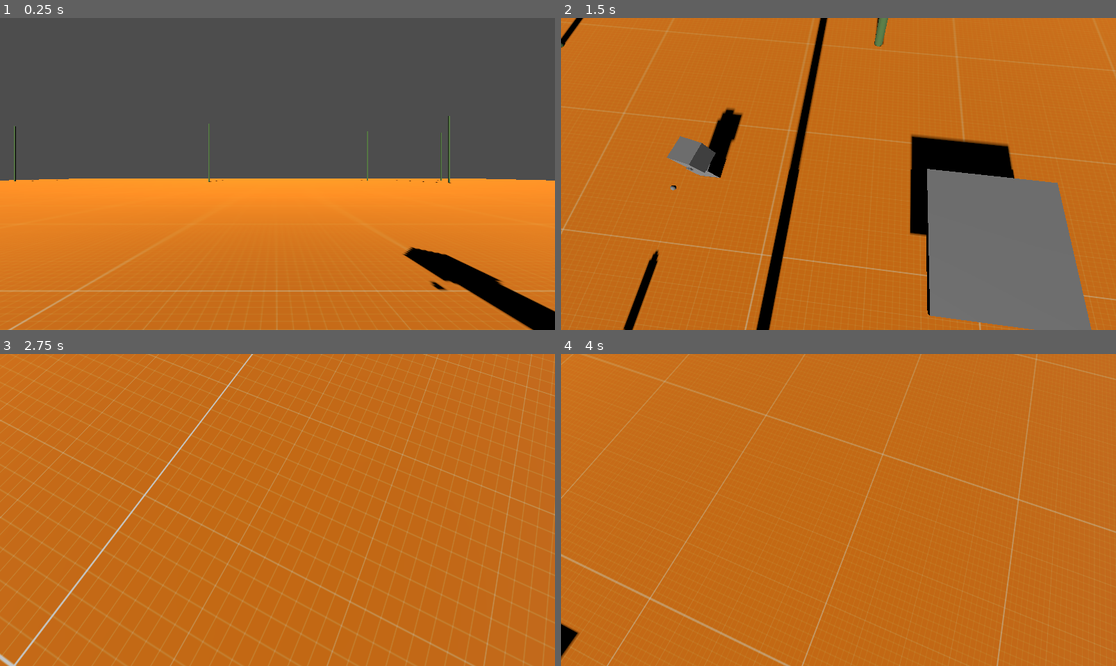
Above: before the commit, frames 1-4 (two rows, left to right).
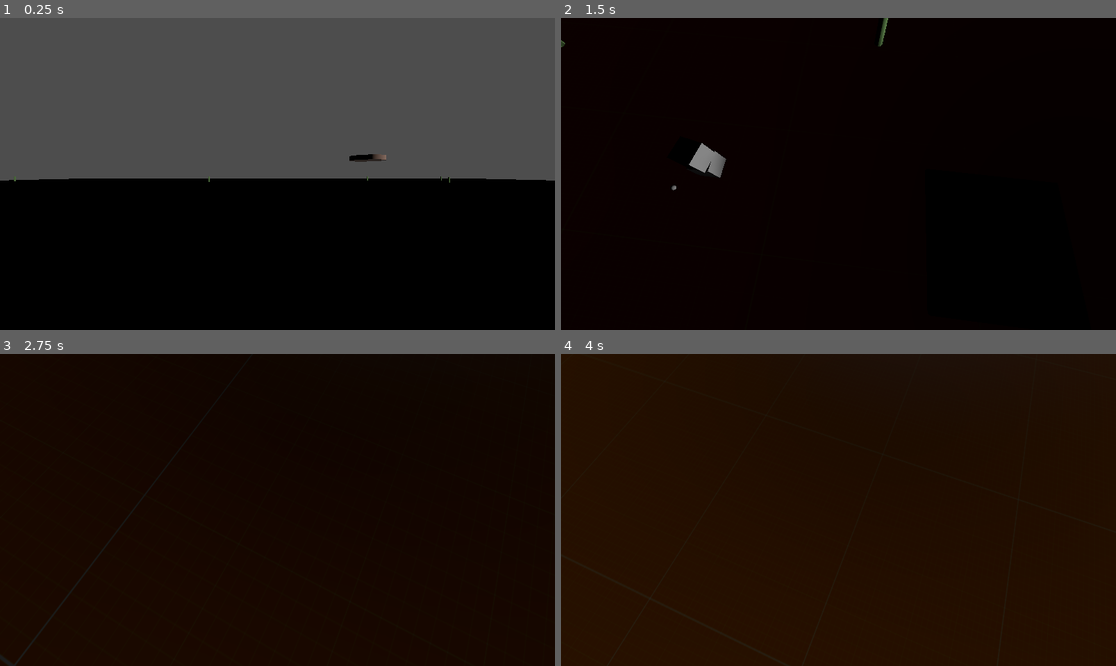
Above: after the commit, the same moments.

Repository: Flodurs/GoDotTest
Game: Godot game, scene res://scenes/level/level.tscn
Two runs of this game, one before a commit and one after it. Both use one fixed random seed, a clock stepped at 60 frames per second and the inputs below.
Inputs:
- Up to frame 1 (0.25 s): no input
- Up to frame 2 (1.5 s): hold D (Right) 0.53-1.28 s; hold Down (CamDown) 0.53-1.28 s; tap Space (Jump) at 0.77 s; hold S (Backward) from 1.28 s (still down); tap Left (CamLeft) at 1.35 s
- Up to frame 3 (2.75 s): tap Space (Jump) at 1.52 s; release S (Backward) at 2.03 s; hold D (Right) from 2.03 s (still down); hold Right (CamRight) from 2.03 s (still down)
- Up to frame 4 (4 s): release D (Right) at 2.78 s; release Right (CamRight) at 2.78 s; hold W (Forward) 2.78-3.53 s; tap Up (CamUp) at 2.85 s; tap Space (Jump) at 3.02, 3.77 s; hold A (Left) from 3.53 s (still down); hold Down (CamDown) from 3.53 s (still down)

The runs differ from the first frame. In frame 1, 47% of the frame differs, in the area x 0-100%, y 31-100%; in frame 2, 95%; in frame 3, 100%, in the area x 0-100%, y 0-100%; in frame 4, 100%.

Commit message:
Baum Blitzer essen Bäume

Diff:
--- /dev/null
+++ b/scenes/Objects/baum.gd
@@ -0,0 +1,23 @@
+extends Node3D
+var rng = RandomNumberGenerator.new()
+var timeSinceLastGrow = 0
+
+# Called when the node enters the scene tree for the first time.
+func _ready():
+	add_to_group("alleBaeume")
+
+
+# Called every frame. 'delta' is the elapsed time since the previous frame.
+func _process(delta):
+	timeSinceLastGrow+=delta
+	if timeSinceLastGrow > 5:
+		timeSinceLastGrow=0
+		if (rng.randi() % 2) == 0:
+			grow()
+
+
+func grow():
+	scale.y += 0.5
+
+func shrink():
+	scale.y -= 0.5
--- a/scenes/Objects/baum.tscn
+++ b/scenes/Objects/baum.tscn
@@ -1,4 +1,6 @@
-[gd_scene load_steps=3 format=3 uid="uid://we6mg3ae4pqf"]
+[gd_scene load_steps=4 format=3 uid="uid://we6mg3ae4pqf"]
+
+[ext_resource type="Script" path="res://scenes/Objects/baum.gd" id="1_ulvwr"]
 
 [sub_resource type="StandardMaterial3D" id="StandardMaterial3D_by002"]
 albedo_color = Color(0.372549, 0.52549, 0.290196, 1)
@@ -6,8 +8,9 @@
 [sub_resource type="CylinderMesh" id="CylinderMesh_7yujj"]
 
 [node name="Baum" type="Node3D"]
+script = ExtResource("1_ulvwr")
 
 [node name="MeshInstance3D" type="MeshInstance3D" parent="."]
-transform = Transform3D(0.5, 0, 0, 0, 10, 0, 0, 0, 0.5, 0, 10, 0)
+transform = Transform3D(0.5, 0, 0, 0, 1, 0, 0, 0, 0.5, 0, 1, 0)
 material_override = SubResource("StandardMaterial3D_by002")
 mesh = SubResource("CylinderMesh_7yujj")
--- /dev/null
+++ b/scenes/level/DirectionalLight3D.gd
@@ -0,0 +1 @@
+extends DirectionalLight3D
--- /dev/null
+++ b/scenes/level/OmniLight3D.gd
@@ -0,0 +1,14 @@
+extends OmniLight3D
+
+
+var time = 0
+# Called when the node enters the scene tree for the first time.
+func _ready():
+	pass # Replace with function body.
+
+
+# Called every frame. 'delta' is the elapsed time since the previous frame.
+func _process(delta):
+	time += delta
+	position.x = 100*cos(time*3.141*0.001)
+	position.y = 100*sin(time*3.141*0.001)
--- a/scenes/level/level.tscn
+++ b/scenes/level/level.tscn
@@ -6,6 +6,8 @@
 [ext_resource type="PackedScene" uid="uid://v08ble4p3wop" path="res://scenes/Objects/moving_platform.tscn" id="3_572og"]
 [ext_resource type="PackedScene" uid="uid://couvnpg0x8374" path="res://scenes/Objects/wald.tscn" id="5_8xyvl"]
 [ext_resource type="PackedScene" uid="uid://wrentdl721x5" path="res://scenes/neutrals/springer.tscn" id="6_3arif"]
+[ext_resource type="PackedScene" uid="uid://28a516hr77nm" path="res://scenes/neutrals/baum_blitzer.tscn" id="7_u13pw"]
+[ext_resource type="Script" path="res://scenes/level/OmniLight3D.gd" id="8_wax0q"]
 
 [sub_resource type="BoxMesh" id="BoxMesh_gwq0k"]
 
@@ -31,10 +33,6 @@
 [node name="Player" parent="." instance=ExtResource("1_wofso")]
 transform = Transform3D(1, 0, 0, 0, 1, 0, 0, 0, 1, 0, 1.3592, 0)
 
-[node name="DirectionalLight3D" type="DirectionalLight3D" parent="."]
-transform = Transform3D(1, 0, 0, 0, 0.851709, 0.524016, 0, -0.524016, 0.851709, 0, 7.57944, 0)
-shadow_enabled = true
-
 [node name="MovingPlatform" parent="." instance=ExtResource("3_572og")]
 transform = Transform3D(1, 0, 0, 0, 1, 0, 0, 0, 1, 10.4945, 2.08352, 0)
 
@@ -45,3 +43,20 @@
 
 [node name="springer" parent="." groups=["alleSpringer"] instance=ExtResource("6_3arif")]
 transform = Transform3D(1, 0, 0, 0, 1, 0, 0, 0, 1, 0, 4, 5)
+
+[node name="BaumBlitzer" parent="." instance=ExtResource("7_u13pw")]
+
+[node name="OmniLight3D" type="OmniLight3D" parent="."]
+transform = Transform3D(1, 0, 0, 0, 0.851709, 0.524016, 0, -0.524016, 0.851709, 0, 7.57944, 0)
+light_energy = 5.0
+light_indirect_energy = 0.92
+shadow_enabled = true
+omni_range = 4096.0
+omni_attenuation = 0.406126
+script = ExtResource("8_wax0q")
+
+[node name="BaumBlitzer2" parent="." instance=ExtResource("7_u13pw")]
+
+[node name="BaumBlitzer3" parent="." instance=ExtResource("7_u13pw")]
+
+[node name="BaumBlitzer4" parent="." instance=ExtResource("7_u13pw")]
--- /dev/null
+++ b/scenes/neutrals/baum_blitzer.gd
@@ -0,0 +1,26 @@
+extends Node3D
+
+var rng = RandomNumberGenerator.new()
+# Called when the node enters the scene tree for the first time.
+var timeSinceLastBlitz =  rng.randf_range(0,1.5)
+
+var targetBaumIndex = 0
+
+
+func _ready():
+	pass
+
+
+# Called every frame. 'delta' is the elapsed time since the previous frame.
+func _process(delta):
+	timeSinceLastBlitz+=delta
+	var dir = (get_tree().get_nodes_in_group("alleBaeume")[targetBaumIndex].position - position)
+
+	dir.y += 2*get_tree().get_nodes_in_group("alleBaeume")[targetBaumIndex].scale.y
+
+	var dist = dir.length()
+	dir = dir.normalized()
+	position+=dir*delta*1*dist
+	if dist < 0.1:
+		get_tree().get_nodes_in_group("alleBaeume")[targetBaumIndex].shrink()
+		targetBaumIndex=rng.randi() % get_tree().get_nodes_in_group("alleBaeume").size()
--- /dev/null
+++ b/scenes/neutrals/baum_blitzer.tscn
@@ -0,0 +1,17 @@
+[gd_scene load_steps=4 format=3 uid="uid://28a516hr77nm"]
+
+[ext_resource type="Script" path="res://scenes/neutrals/baum_blitzer.gd" id="1_v8rqf"]
+
+[sub_resource type="CylinderMesh" id="CylinderMesh_g1pys"]
+
+[sub_resource type="StandardMaterial3D" id="StandardMaterial3D_bsrgu"]
+albedo_color = Color(0.588235, 0.466667, 0.407843, 1)
+
+[node name="BaumBlitzer" type="Node3D"]
+transform = Transform3D(1, 0, 0, 0, 1, 0, 0, 0, 1, 0, 5, 0)
+script = ExtResource("1_v8rqf")
+
+[node name="MeshInstance3D" type="MeshInstance3D" parent="."]
+transform = Transform3D(3, 0, 0, 0, 0.2, 0, 0, 0, 3, 0, 0, 0)
+mesh = SubResource("CylinderMesh_g1pys")
+surface_material_override/0 = SubResource("StandardMaterial3D_bsrgu")
Not shown: 1 places in scenes/level/level.tscn that only renumber resources
